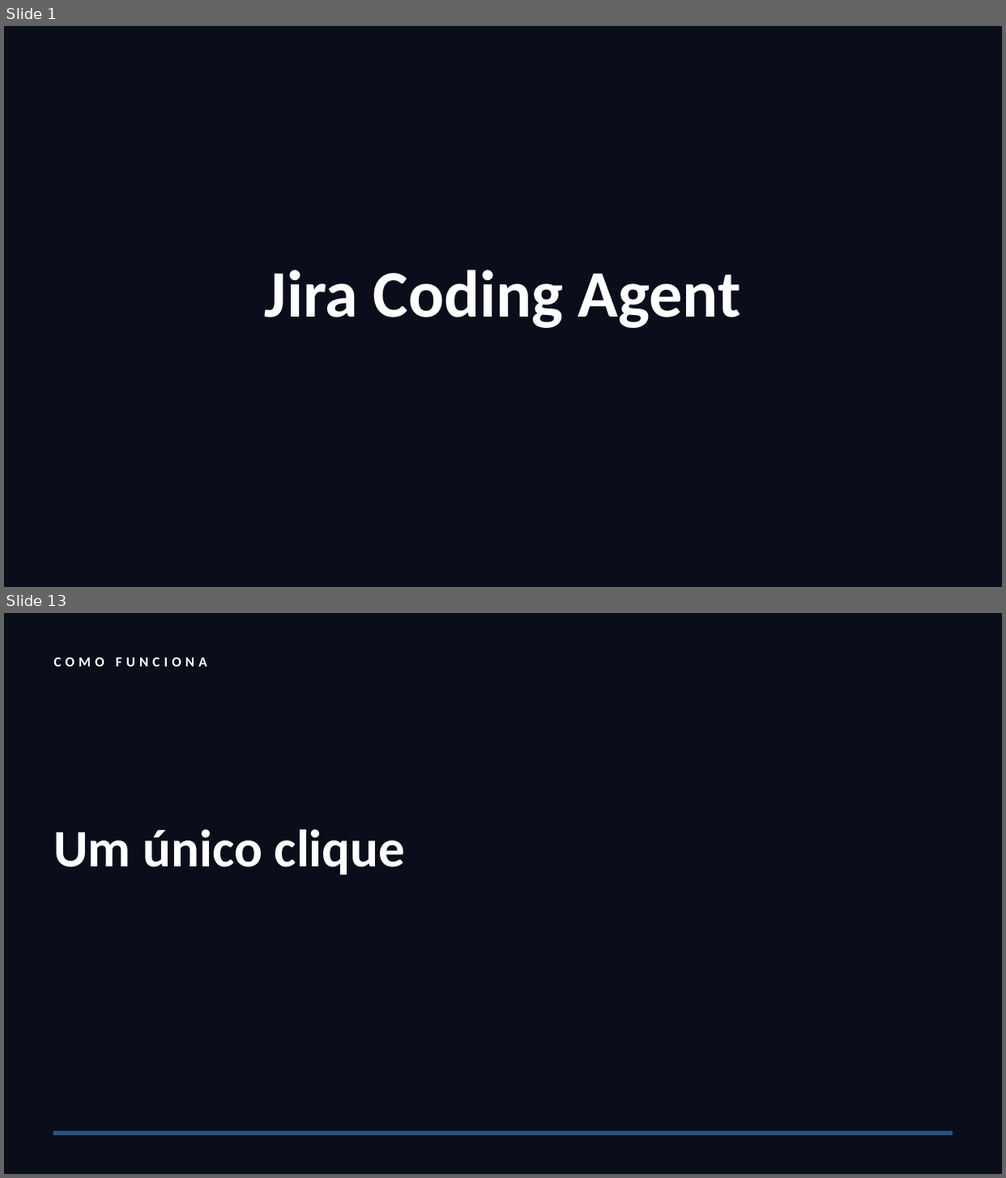
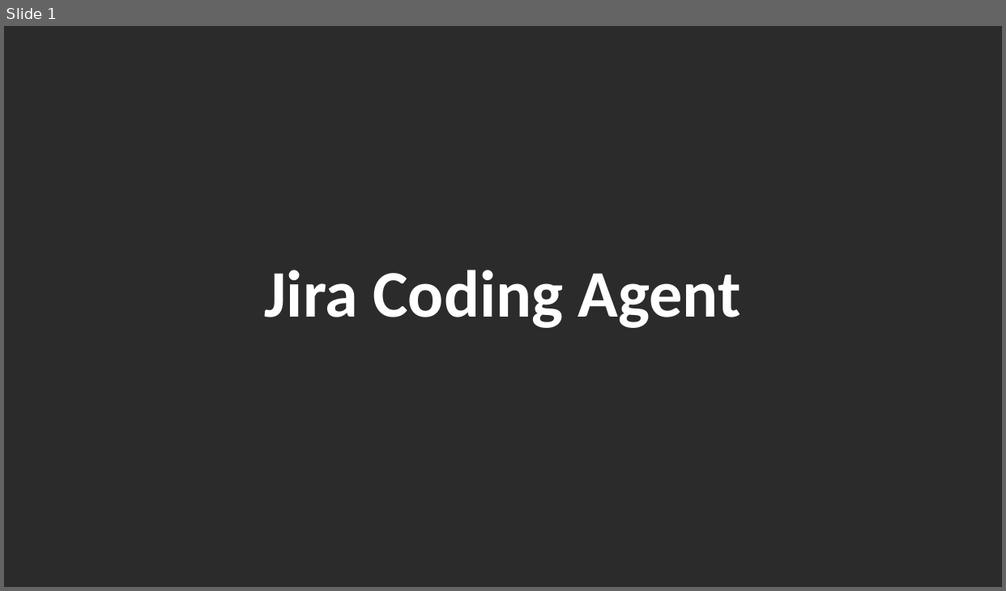
Before and after one commit to smsilva/wasp-agent, a slide deck: docs/presentations/2026-06-15-jira-coding-agent.pptx. Shown one above the other, each under a label of ours: slides 1 and 13 before the commit, slide 1 after it; the slides between them are not shown. The pictures are 1006x1178 and 1006x591 pixels, drawn with LibreOffice and Linux fonts; fonts in the diff are those of the drawing; background and template pictures are left out; a plain dark background stands for a picture behind light text. Boxes give left, top, right and bottom in pixels: in the first picture for what was removed or moved away, otherwise in the second. Text is boxed around its words. In the diff, an @@ line names an element or a change of style, - is before the commit and + after.

```diff
--- a/docs/presentations/2026-06-15-jira-coding-agent.pptx
+++ b/docs/presentations/2026-06-15-jira-coding-agent.pptx
@@ slide 13 removed at (4, 613, 1002, 1174), background #0A0E1A @@
@@ text removed at (54, 657, 207, 666) @@
-COMO FUNCIONA
@@ text removed at (54, 829, 406, 875) @@
-Um único clique
@@ rectangle removed at (54, 1132, 952, 1135) @@
@@ slide 1 changed as well @@
@@ background #0A0E1A to picture (left out) @@
```
Also in this commit, not shown: 17 other slides changed, 11 slides added, 10 other slides removed, 2 other files.
